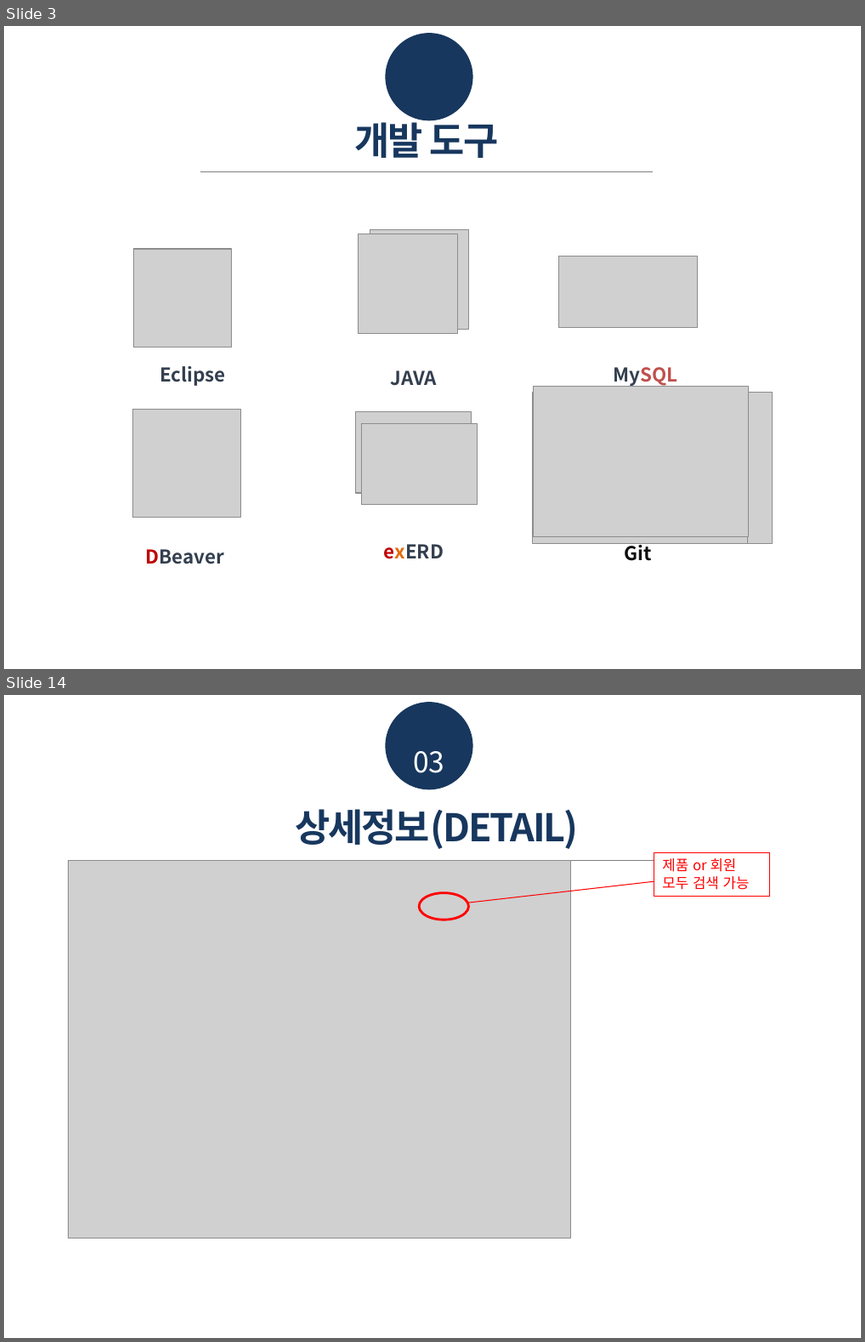
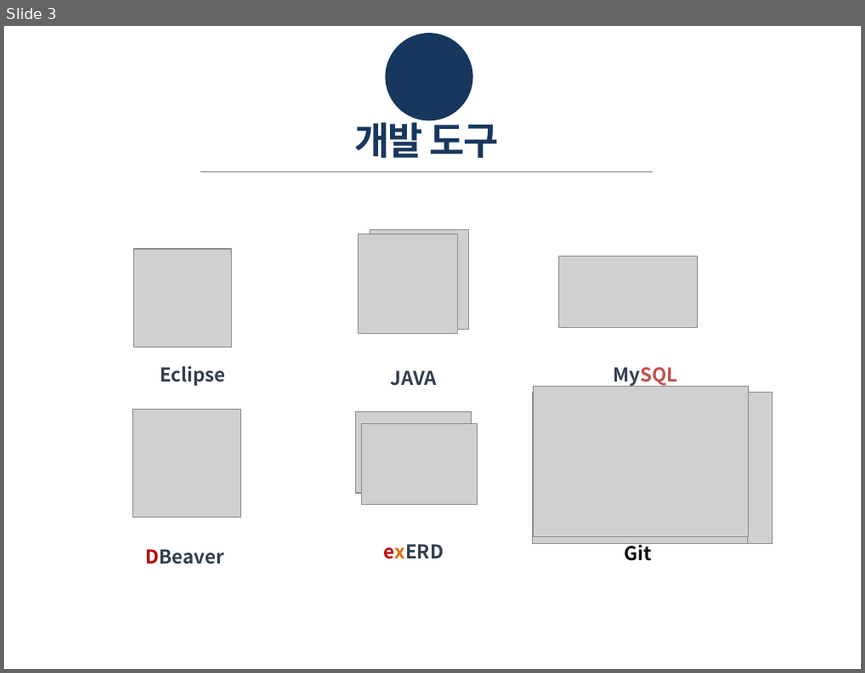
Before and after one commit to KImSangGeon/Shopping, a slide deck: ppt/쇼핑몰_PPT_김상건.pptx. Shown one above the other, each under a label of ours: slides 3 and 14 before the commit, slide 3 after it; the slides between them are not shown. The pictures are 865x1342 and 865x673 pixels, drawn with LibreOffice and Linux fonts; fonts in the diff are those of the drawing; grey boxes stand for pictures; background and template pictures are left out. Boxes give left, top, right and bottom in pixels: in the first picture for what was removed or moved away, otherwise in the second. Text is boxed around its words. In the diff, an @@ line names an element or a change of style, - is before the commit and + after.

```diff
--- a/ppt/쇼핑몰_PPT_김상건.pptx
+++ b/ppt/쇼핑몰_PPT_김상건.pptx
@@ slide 14 removed at (x1=4, y1=695, x2=861, y2=1338), background picture (left out) @@
@@ ellipse removed at (x1=386, y1=702, x2=472, y2=789) @@
@@ text removed at (x1=38, y1=721, x2=132, y2=746) @@
-Shopping Mall
@@ text removed at (x1=413, y1=751, x2=444, y2=773) @@
-03
@@ text removed at (x1=296, y1=809, x2=579, y2=849) @@
-상세정보(DETAIL)
@@ picture removed at (x1=69, y1=861, x2=571, y2=1238) @@
@@ line removed from (202, 861) to (653, 861) @@
@@ rectangle removed at (x1=653, y1=852, x2=769, y2=896) @@
-제품 or 회원
-모두 검색 가능
@@ ellipse removed at (x1=419, y1=893, x2=468, y2=919) @@
@@ line removed from (653, 882) to (468, 902) @@
```
Also in this commit, not shown: 11 slides changed, 3 slides added, 1 other slide removed, 15 other files.
